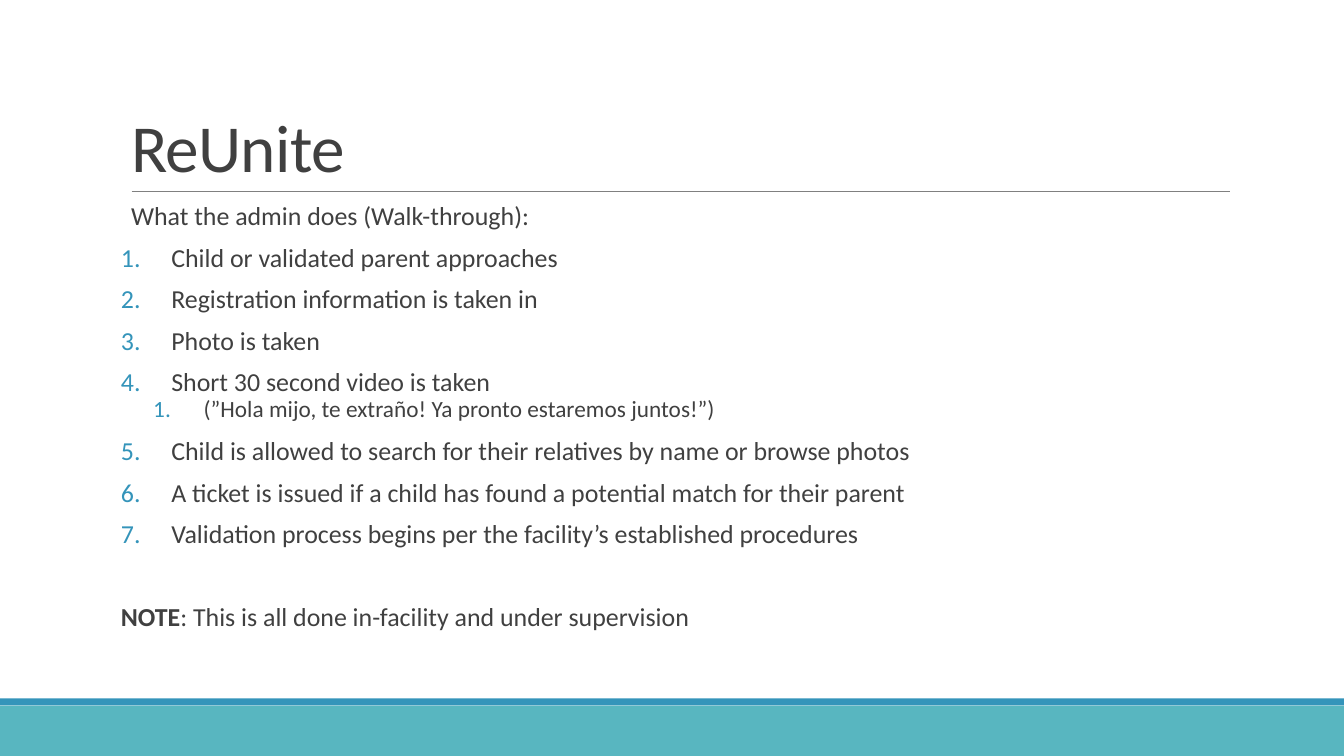
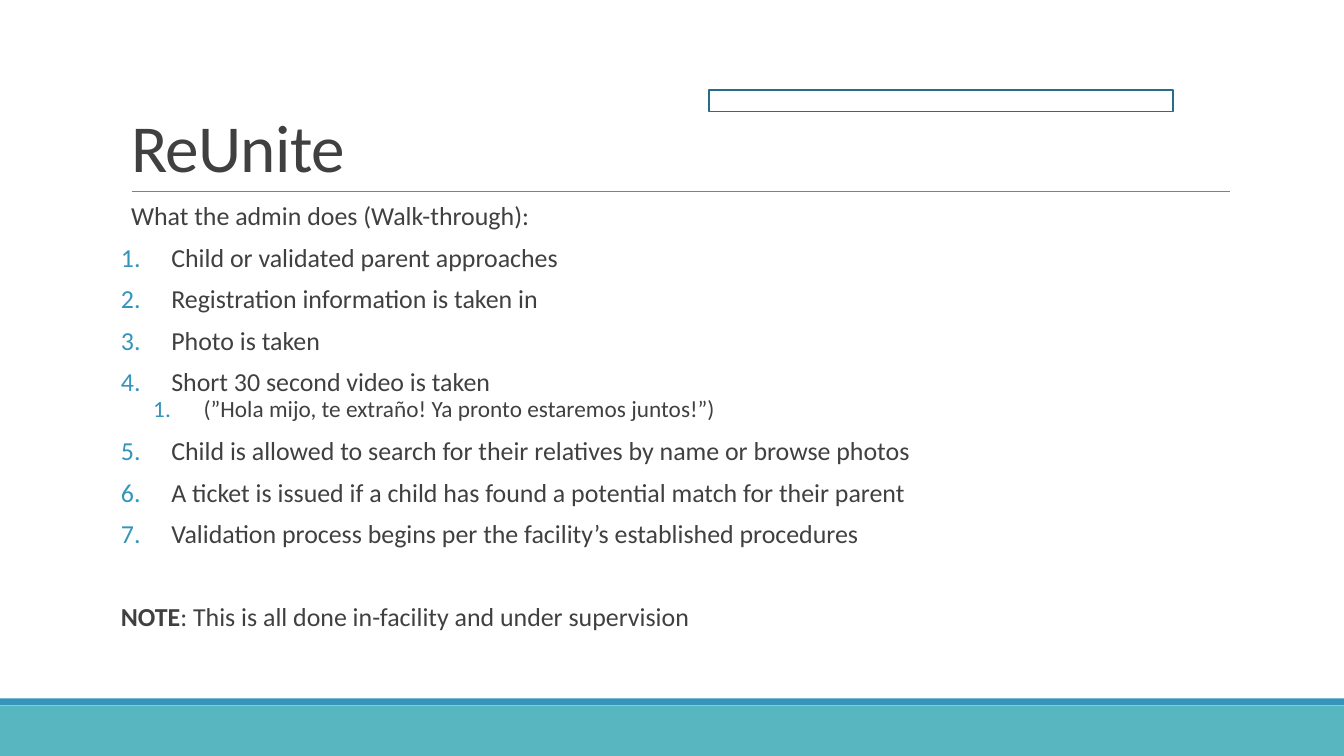
Before and after one commit to weirdaze/reunite, a slide deck: slide 9 of ReUnite Overview.pptx. Drawn at 1344x756 pixels with LibreOffice and Linux fonts; fonts in the diff are those of the drawing; background and template pictures are left out. Boxes give left, top, right and bottom in pixels: in the first picture for what was removed or moved away, otherwise in the second. Text is boxed around its words. In the diff, an @@ line names an element or a change of style, - is before the commit and + after.

Commit message:
ppt update

```diff
--- a/ReUnite Overview.pptx
+++ b/ReUnite Overview.pptx
@@ rectangle added at box(709, 90, 1174, 111), fill #FFFFFF, outline #266D8A 1.25 pt @@
```
Also in this commit, not shown: 1 other file.
